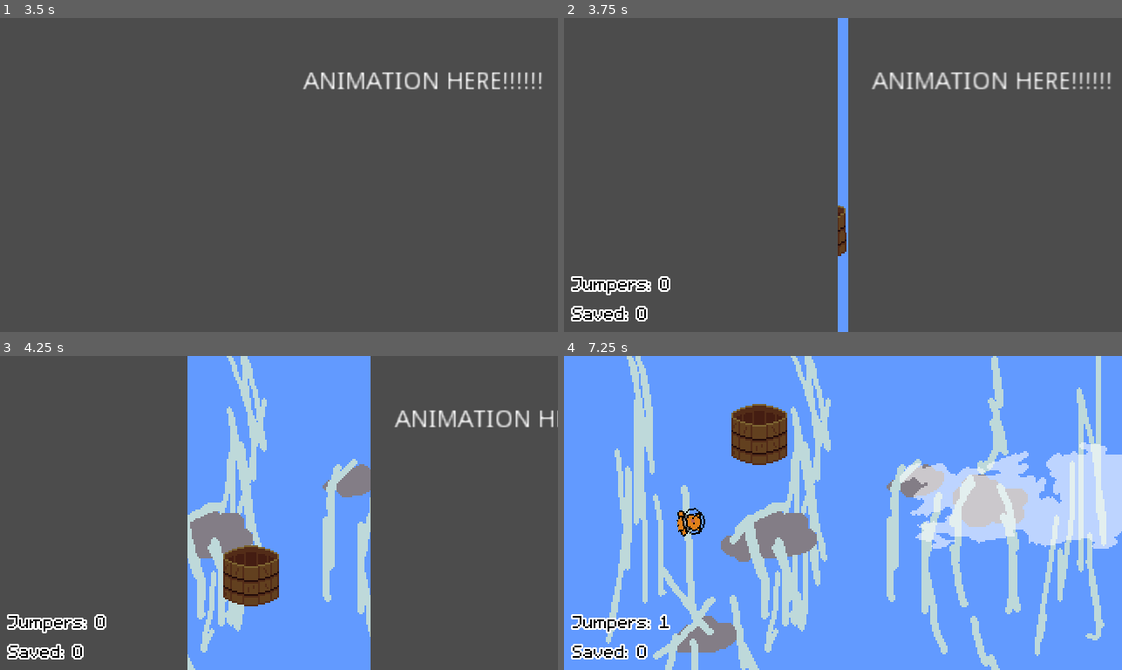
Above: before the commit, frames 1-4 (two rows, left to right).
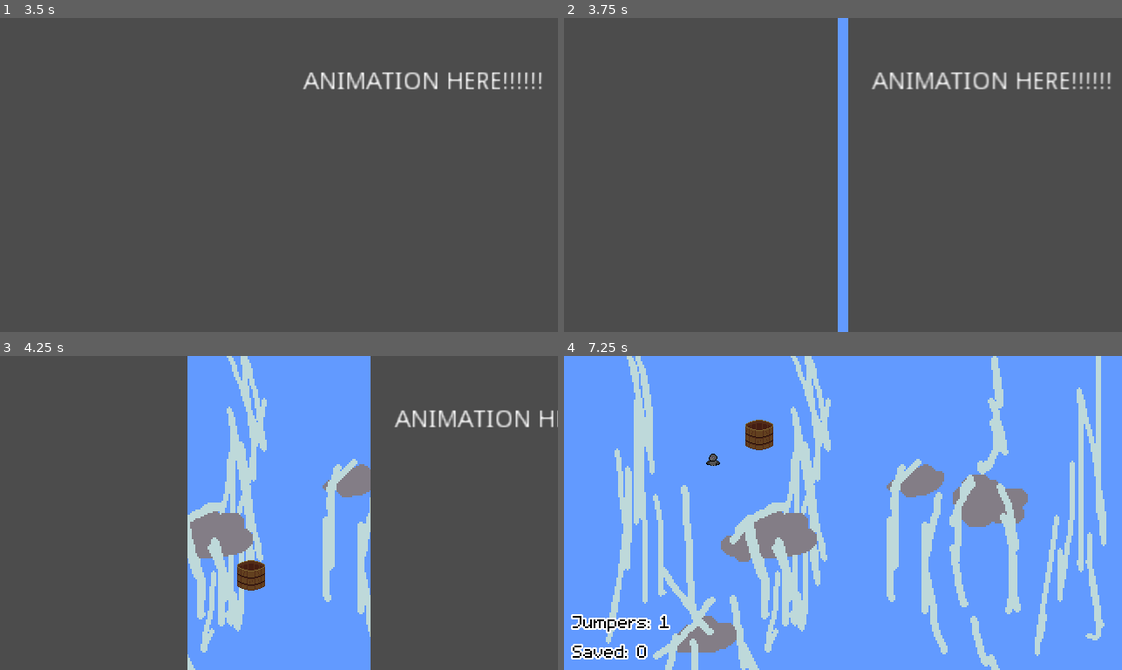
Above: after the commit, the same moments.

Repository: DissonantVoid/Project-Waterfall
Game: Godot game, scene res://scenes/game/menu.tscn
Same seed, same stepped clock (60 frames per second), same inputs: the game is played once before the commit and once after it. The engine's default icon, where the game draws it, is replaced by a stand-in: a white triangle on a blue panel in a dark square.
Inputs (mouse positions are in pixels of both pictures, inside the frame that each line leads up to):
- Up to frame 1 (3.5 s): click (279, 137) at 0.5 s; move the mouse to (401, 159) at 1.27 s; tap Enter at 2 s; move the mouse to (167, 190) at 2.02 s; tap Space at 2.75 s; move the mouse to (334, 105) at 2.77 s
- Up to frame 2 (3.75 s): tap Enter at 3.5 s; move the mouse to (815, 237) at 3.52 s
- Up to frame 3 (4.25 s): no input
- Up to frame 4 (7.25 s): move the mouse to (1010, 560) at 4.27 s; move the mouse to (675, 465) at 5.02 s; move the mouse to (870, 513) at 5.77 s; move the mouse to (759, 434) at 6.52 s

Frame 1 is identical in both runs. In frame 2, 1.4% of the frame differs, in the area x 1-51%, y 59-97%; in frame 3, 2.6%; in frame 4, 11%, in the area x 20-100%, y 15-62%.

Commit message:
code refactor and minor tweaks
expanded viewport, and made clouds more intense, also some design improvements

Diff:
--- a/project.godot
+++ b/project.godot
@@ -27,6 +27,7 @@
 [autoload]
 
 SceneManager="*res://scenes/autoloads/scene_manager.tscn"
+Utility="*res://scenes/autoloads/utility.gd"
 
 [display]
 
--- a/scenes/autoloads/scene_manager.tscn
+++ b/scenes/autoloads/scene_manager.tscn
@@ -21,6 +21,7 @@
 shader_param/offset = 0.0
 
 [node name="SceneManager" type="CanvasLayer"]
+layer = 99
 script = ExtResource( 1 )
 
 [node name="ScreenCapture" type="TextureRect" parent="."]
--- /dev/null
+++ b/scenes/autoloads/utility.gd
@@ -0,0 +1,7 @@
+extends Node
+
+var rng : RandomNumberGenerator = RandomNumberGenerator.new()
+
+
+func _init():
+	rng.randomize()
--- a/scenes/game/main.gd
+++ b/scenes/game/main.gd
@@ -1,7 +1,6 @@
 extends Node2D
 
 onready var _spawn_timer : Timer = $Timers/SpawnTimer
-onready var _clouds_timer : Timer = $Timers/ShowCloudTimer
 onready var _chars_container : Node2D = $Characters
 onready var _bucket : KinematicBody2D = $Bucket
 onready var _ui : CanvasLayer = $UI
@@ -10,27 +9,22 @@
 const _character_scene : PackedScene = preload("res://scenes/objects/character.tscn")
 
 const _levelup_chars : int = 8
-var _rng : RandomNumberGenerator = RandomNumberGenerator.new()
-var _window_width : int = ProjectSettings.get_setting("display/window/size/width")
+var _view_width : int = ProjectSettings.get_setting("display/window/size/width") * 2
 
 
 func _ready() -> void:
-	_rng.randomize()
 	Input.mouse_mode = Input.MOUSE_MODE_HIDDEN
 
 	_bucket.connect("CharScored",self,"_on_bucked_scored")
 	_ui.set_levelup_chars(_levelup_chars)
 	_ui.connect("LevelUp",self,"_on_levelup")
-	_clouds.connect("Passed",self,"_on_cloud_passed")
 
 	_spawn_timer.start()
-	_clouds_timer.start()
 
 func _on_spawn_timeout() -> void:
 	var instance := _character_scene.instance()
 	_chars_container.add_child(instance)
-	instance.setup(_rng)
-	instance.global_position = Vector2(_rng.randf_range(0, _window_width), -10)
+	instance.global_position = Vector2(Utility.rng.randf_range(0, _view_width), -10)
 	_ui.increment_jumpers()
 
 	_spawn_timer.start()
@@ -43,9 +37,3 @@
 
 func _on_levelup() -> void:
 	_spawn_timer.wait_time -= 0.2
-
-func _on_cloud_timer_timeout() -> void:
-	_clouds.spawn_cloud(_rng)
-
-func _on_cloud_passed():
-	_clouds_timer.start()
--- a/scenes/game/main.tscn
+++ b/scenes/game/main.tscn
@@ -8,7 +8,6 @@
 [ext_resource path="res://resources/fonts/m5x7.ttf" type="DynamicFontData" id=6]
 [ext_resource path="res://scenes/objects/ui.gd" type="Script" id=7]
 [ext_resource path="res://scenes/objects/Clouds.gd" type="Script" id=8]
-[ext_resource path="res://resources/textures/clouds.png" type="Texture" id=9]
 
 [sub_resource type="DynamicFont" id=5]
 outline_size = 1
@@ -18,16 +17,21 @@
 extents = Vector2( 12, 11.125 )
 
 [sub_resource type="RectangleShape2D" id=2]
-extents = Vector2( 14, 138 )
+extents = Vector2( 14, 220 )
 
 [sub_resource type="RectangleShape2D" id=3]
-extents = Vector2( 160, 14 )
+extents = Vector2( 348, 14 )
 
 [sub_resource type="RectangleShape2D" id=4]
-extents = Vector2( 160, 10 )
+extents = Vector2( 348, 10 )
 
 [node name="Main" type="Node2D"]
 script = ExtResource( 2 )
+
+[node name="Camera2D" type="Camera2D" parent="."]
+anchor_mode = 0
+current = true
+zoom = Vector2( 2, 2 )
 
 [node name="UI" type="CanvasLayer" parent="."]
 script = ExtResource( 7 )
@@ -69,13 +73,10 @@
 wait_time = 2.0
 one_shot = true
 
-[node name="ShowCloudTimer" type="Timer" parent="Timers"]
-wait_time = 0.5
-one_shot = true
-
-[node name="Background" type="Sprite" parent="."]
+[node name="Background" type="TextureRect" parent="."]
+rect_min_size = Vector2( 640, 360 )
 texture = ExtResource( 4 )
-centered = false
+expand = true
 
 [node name="Bucket" type="KinematicBody2D" parent="."]
 position = Vector2( 160, 90 )
@@ -103,48 +104,41 @@
 [node name="Clouds" type="Node2D" parent="."]
 script = ExtResource( 8 )
 
-[node name="Sprite" type="Sprite" parent="Clouds"]
-visible = false
-modulate = Color( 1, 1, 1, 0.580392 )
-texture = ExtResource( 9 )
-region_enabled = true
-region_rect = Rect2( 0, 0, 144, 64 )
+[node name="SpritesContainer" type="Node2D" parent="Clouds"]
+
+[node name="SpawnTimer" type="Timer" parent="Clouds"]
+wait_time = 4.4
+one_shot = true
 
 [node name="Walls" type="Node2D" parent="."]
 
 [node name="Left" type="StaticBody2D" parent="Walls"]
-position = Vector2( -14, 88 )
+position = Vector2( -14, 171 )
 
 [node name="CollisionShape2D" type="CollisionShape2D" parent="Walls/Left"]
 shape = SubResource( 2 )
 
 [node name="Right" type="StaticBody2D" parent="Walls"]
-position = Vector2( 334, 88 )
+position = Vector2( 654, 171 )
 
 [node name="CollisionShape2D" type="CollisionShape2D" parent="Walls/Right"]
 shape = SubResource( 2 )
 
 [node name="Top" type="StaticBody2D" parent="Walls"]
-position = Vector2( 160, -62 )
+position = Vector2( 320, -62 )
 
 [node name="CollisionShape2D" type="CollisionShape2D" parent="Walls/Top"]
 shape = SubResource( 3 )
 
-[node name="Bottom" type="StaticBody2D" parent="Walls"]
-position = Vector2( 160, 236 )
-
-[node name="CollisionShape2D" type="CollisionShape2D" parent="Walls/Bottom"]
-shape = SubResource( 3 )
-
 [node name="Abyss" type="Area2D" parent="."]
-position = Vector2( 160, 212 )
+position = Vector2( 320, 402 )
 monitorable = false
 
 [node name="CollisionShape2D" type="CollisionShape2D" parent="Abyss"]
 shape = SubResource( 4 )
 
 [connection signal="timeout" from="Timers/SpawnTimer" to="." method="_on_spawn_timeout"]
-[connection signal="timeout" from="Timers/ShowCloudTimer" to="." method="_on_cloud_timer_timeout"]
 [connection signal="body_entered" from="Bucket/Area2D" to="Bucket" method="_onbody_entered"]
 [connection signal="body_exited" from="Bucket/Area2D" to="Bucket" method="_on_body_exited"]
+[connection signal="timeout" from="Clouds/SpawnTimer" to="Clouds" method="_on_spawn_timer_timeout"]
 [connection signal="body_entered" from="Abyss" to="." method="_on_abyss_body_entered"]
--- a/scenes/objects/Clouds.gd
+++ b/scenes/objects/Clouds.gd
@@ -1,46 +1,57 @@
 extends Node2D
 
-# TODO: maybe clouds should manage themselves without main.gd just like bucket
+onready var _sprites_container : Node2D = $SpritesContainer
+onready var _spawn_timer : Timer = $SpawnTimer
 
-signal Passed
-
-onready var _sprite : Sprite = $Sprite
-
-const _cloud_spr_count : int = 4
+const _cloud_sprite_count : int = 4 # how many clouds in sprite sheet
 const _half_cloud_size : Vector2 = Vector2(72,32)
 
 var _spawn_bounds : Dictionary = {
-	"x":Vector2(-_half_cloud_size.x,ProjectSettings.get_setting("display/window/size/width")+_half_cloud_size.x),
-	"y":Vector2(_half_cloud_size.y,ProjectSettings.get_setting("display/window/size/height")-_half_cloud_size.y)
+	"x":Vector2(
+		-_half_cloud_size.x,ProjectSettings.get_setting("display/window/size/width") * 2 +_half_cloud_size.x
+		),
+	"y":Vector2(
+		_half_cloud_size.y,ProjectSettings.get_setting("display/window/size/height") * 2 -_half_cloud_size.y
+		)
 }
-var _direction_x : float
-var _target_pos_x : float
-var _is_active : bool
 const _float_speed : float = 40.0
 
-func spawn_cloud(rng : RandomNumberGenerator):
-	_is_active = true
 
-	_sprite.show()
-	_sprite.region_rect.position.x = rng.randi_range(0,_cloud_spr_count-1) * 144
+func _ready():
+	_spawn_timer.start()
 
-	if rng.randi_range(0,1) == 1:
-		_sprite.global_position.x = _spawn_bounds["x"][0]
-		_direction_x = 1
-		_target_pos_x = _spawn_bounds["x"][1]+_half_cloud_size.x
+func _on_spawn_timer_timeout():
+	_spawn_cloud()
+	_spawn_timer.start()
+
+func _spawn_cloud():
+	# make sprite
+	var sprite : Sprite = Sprite.new()
+	sprite.texture = preload("res://resources/textures/clouds.png")
+	sprite.region_enabled = true
+	sprite.region_rect.size = _half_cloud_size * 2
+	sprite.region_rect.position.x = Utility.rng.randi_range(0, _cloud_sprite_count-1) * 144
+	_sprites_container.add_child(sprite)
+
+	if Utility.rng.randi_range(0,1) == 1:
+		# left to right
+		sprite.global_position.x = _spawn_bounds["x"][0]
+		sprite.set_meta("x_direction", 1)
 	else:
-		_sprite.global_position.x = _spawn_bounds["x"][1]
-		_direction_x = -1
-		_target_pos_x = _spawn_bounds["x"][0]-_half_cloud_size.x
+		# right to left
+		sprite.global_position.x = _spawn_bounds["x"][1]
+		sprite.set_meta("x_direction", -1)
 
-	_sprite.global_position.y = rng.randf_range(_spawn_bounds["y"][0],_spawn_bounds["y"][1])
+	sprite.global_position.y = Utility.rng.randf_range(
+		_spawn_bounds["y"][0],_spawn_bounds["y"][1]
+	)
 
 func _process(delta: float) -> void:
-	if _is_active == false: return
+	for sprite in _sprites_container.get_children():
+		var x_direction : int = sprite.get_meta("x_direction")
+		sprite.global_position.x += _float_speed * x_direction * delta
 
-	global_position.x += _float_speed * _direction_x * delta
-	if ( (_direction_x == 1 && global_position.x > _target_pos_x) ||
-		 (_direction_x == -1 && global_position.x < _target_pos_x)):
-		_is_active = false
-		_sprite.hide()
-		emit_signal("Passed")
+		# remove if out of bounds in the x axis
+		if ( (x_direction == 1 && sprite.global_position.x > _spawn_bounds["x"][1]+_half_cloud_size.x) ||
+			 (x_direction == -1 && sprite.global_position.x < _spawn_bounds["x"][0]+_half_cloud_size.x)):
+			sprite.queue_free() # don't worry, cloud won't be freed until loop in over
--- a/scenes/objects/character.gd
+++ b/scenes/objects/character.gd
@@ -7,11 +7,11 @@
 const _char_sprite_size : int = 16
 
 
-func setup(rng : RandomNumberGenerator) -> void:
-	var char_index : int = rng.randi_range(0, _char_count-1) * _char_sprite_size
+func _ready():
+	var char_index : int = Utility.rng.randi_range(0, _char_count-1) * _char_sprite_size
 	_sprite.region_rect.position.x = char_index
 
-	apply_central_impulse(Vector2(rng.randf_range(-100, 100), 0))
+	apply_central_impulse(Vector2(Utility.rng.randf_range(-100, 100), 0))
 
 func set_material(material : Material):
 	_sprite.material = material
--- a/scenes/objects/character.tscn
+++ b/scenes/objects/character.tscn
@@ -4,14 +4,15 @@
 [ext_resource path="res://resources/textures/characters.png" type="Texture" id=2]
 
 [sub_resource type="PhysicsMaterial" id=2]
+absorbent = true
 
 [sub_resource type="CircleShape2D" id=1]
 radius = 8.0
 
 [node name="Character" type="RigidBody2D"]
-mass = 15.0
+mass = 100.0
 physics_material_override = SubResource( 2 )
-continuous_cd = 1
+continuous_cd = 2
 script = ExtResource( 1 )
 
 [node name="Sprite" type="Sprite" parent="."]
Not shown, changed: plan/TODO.txt
Not shown: 1 places in scenes/game/main.tscn that only renumber resources
